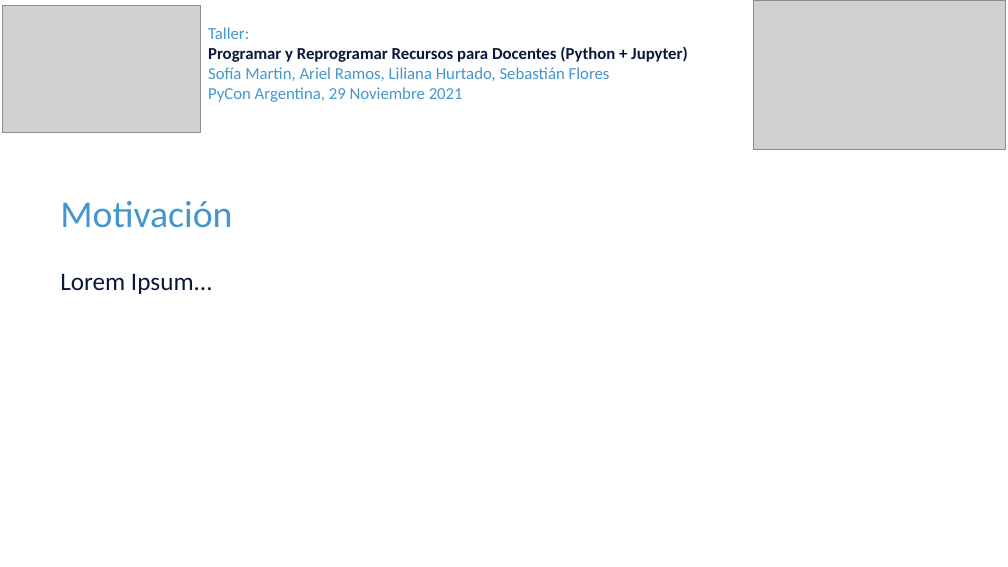
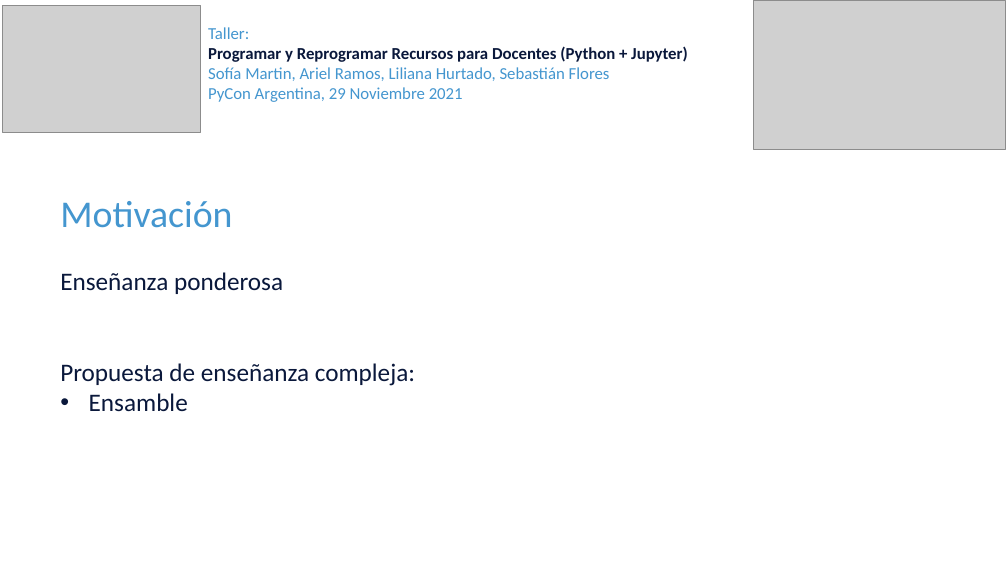
Before and after one commit to sebastiandres/pycon_ar, a slide deck: slide 5 of Parte1-Liliana-Motivacion.pptx (slide 3 before the commit). Drawn at 1008x567 pixels with LibreOffice and Linux fonts; fonts in the diff are those of the drawing; grey boxes stand for pictures. Boxes give left, top, right and bottom in pixels: in the first picture for what was removed or moved away, otherwise in the second. Text is boxed around its words. In the diff, an @@ line names an element or a change of style, - is before the commit and + after.

```diff
--- a/Parte1-Liliana-Motivacion.pptx
+++ b/Parte1-Liliana-Motivacion.pptx
@@ text at bbox=[60, 272, 415, 411]: text changed @@
-Lorem Ipsum...
+Enseñanza ponderosa
+Propuesta de enseñanza compleja:
+• Ensamble
```
Also in this commit, not shown: 2 other slides changed, 4 slides added, 1 other file.
